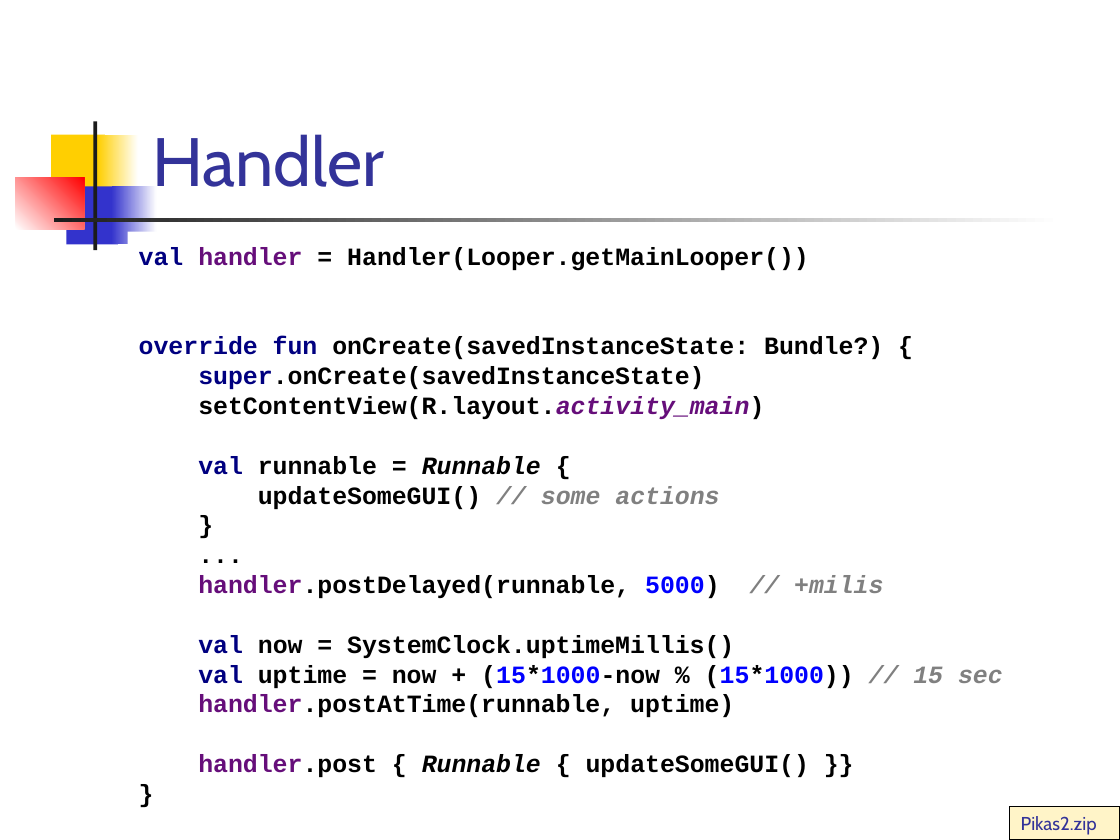
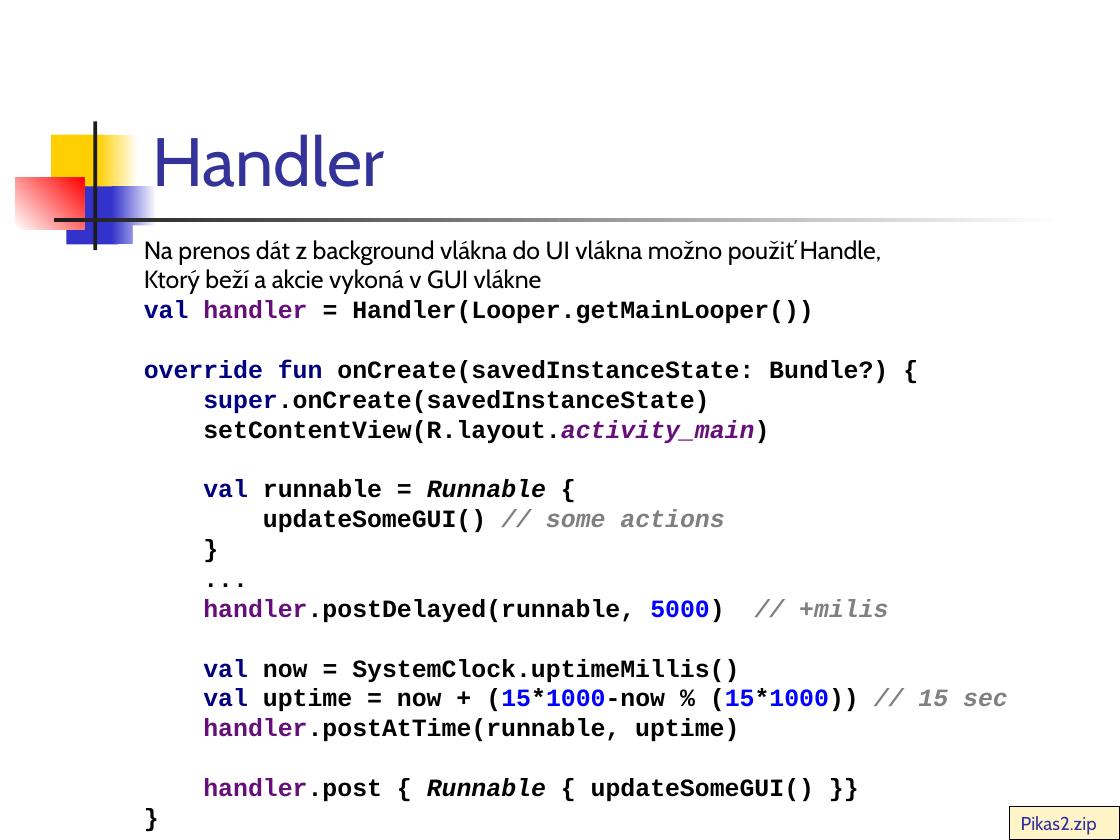
Before and after one commit to vmandro/Prednasky, a slide deck: slide 10 of 03/03_Android.ppt. Drawn at 1120x840 pixels with LibreOffice and Linux fonts; fonts in the diff are those of the drawing. Boxes give left, top, right and bottom in pixels: in the first picture for what was removed or moved away, otherwise in the second. Text is boxed around its words. In the diff, an @@ line names an element or a change of style, - is before the commit and + after.

```diff
--- a/03/03_Android.ppt
+++ b/03/03_Android.ppt
@@ rectangle "Na prenos dát z background ...": place and size @@
-rectangle "Na prenos dát z background ..." at bbox=[139, 247, 1003, 777]
+rectangle "Na prenos dát z background ..." at bbox=[133, 225, 1065, 840]
@@ text in rectangle at bbox=[144, 240, 882, 294]: paragraphs added @@
+Na prenos dát z background vlákna do UI vlákna možno použiť Handle,
+Ktorý beží a akcie vykoná v GUI vlákne
```
Also in this commit, not shown: 15 other slides changed, 4 slides added, 1 other file.
